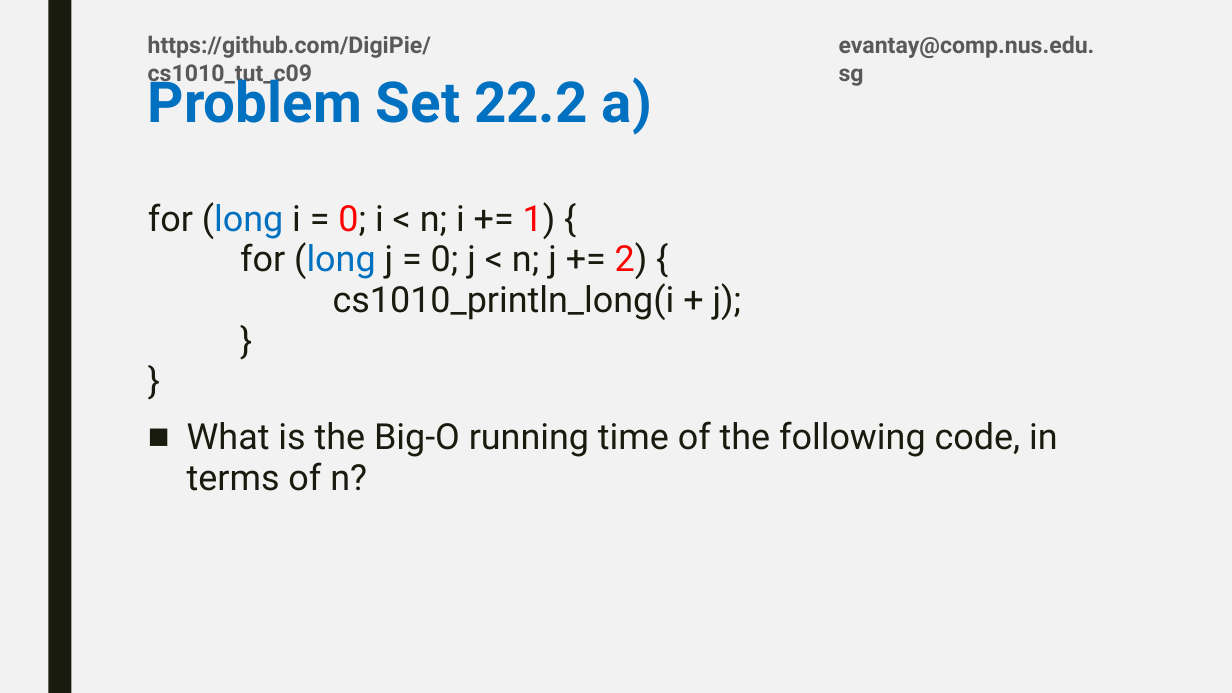
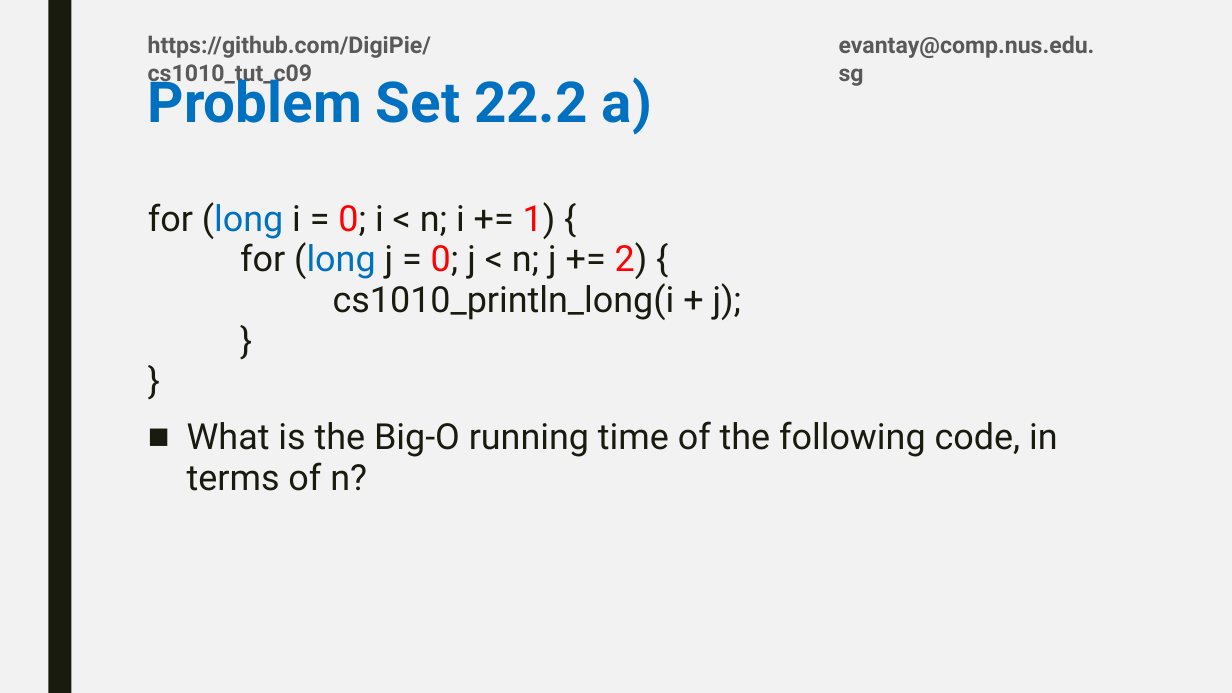
Before and after one commit to DigiPie/CS1010-Tutorial-C09, a slide deck: slide 35 of Tutorial_8/CS1010_TutC09_8.pptx. Drawn at 1232x693 pixels with LibreOffice and Linux fonts; fonts in the diff are those of the drawing. Boxes give left, top, right and bottom in pixels: in the first picture for what was removed or moved away, otherwise in the second. Text is boxed around its words. In the diff, an @@ line names an element or a change of style, - is before the commit and + after.

```diff
--- a/Tutorial_8/CS1010_TutC09_8.pptx
+++ b/Tutorial_8/CS1010_TutC09_8.pptx
@@ text at [148, 202, 742, 320]: text colour #191B0E to #FF0000 in "0;" @@
```
Also in this commit, not shown: 6 other slides changed, 1 other file.
